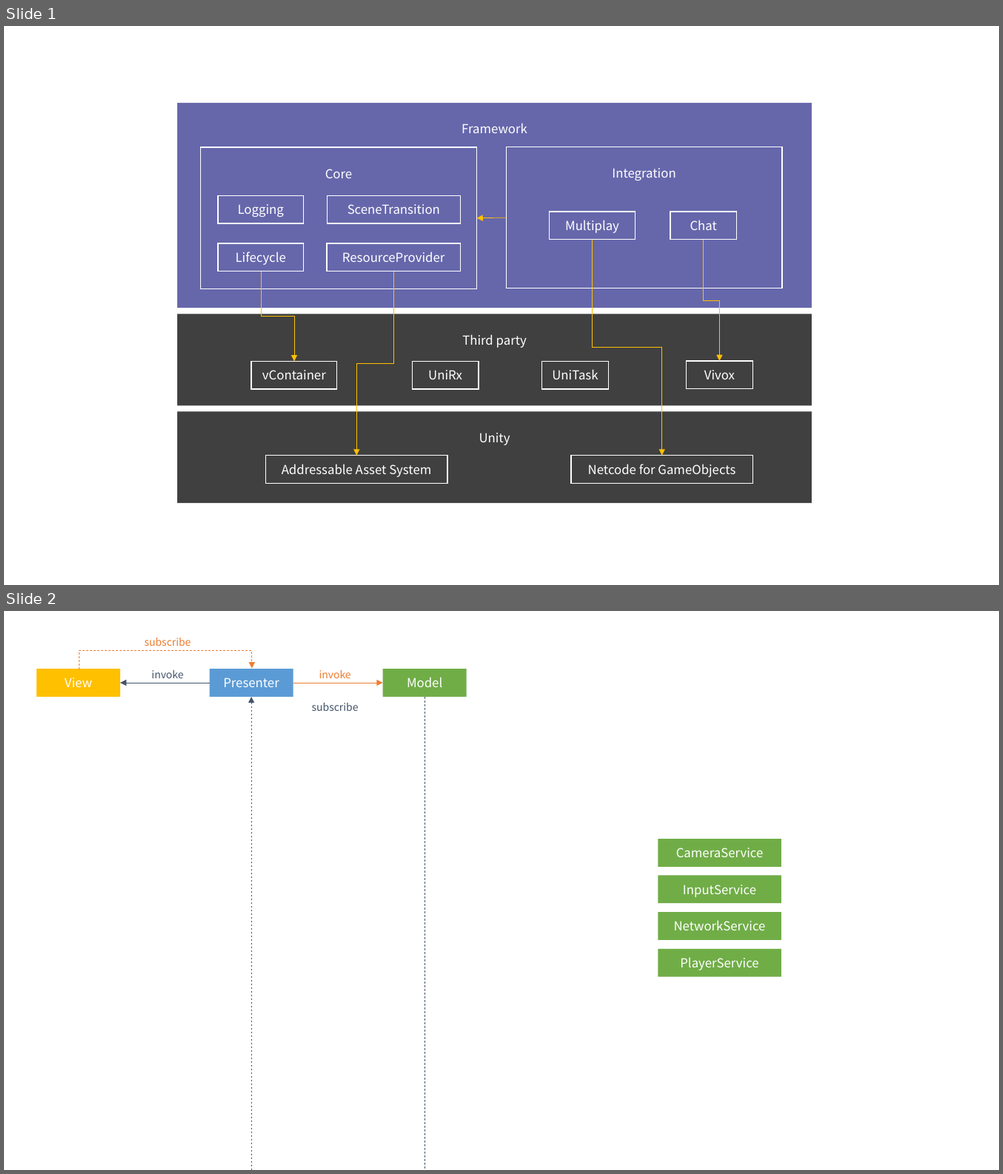
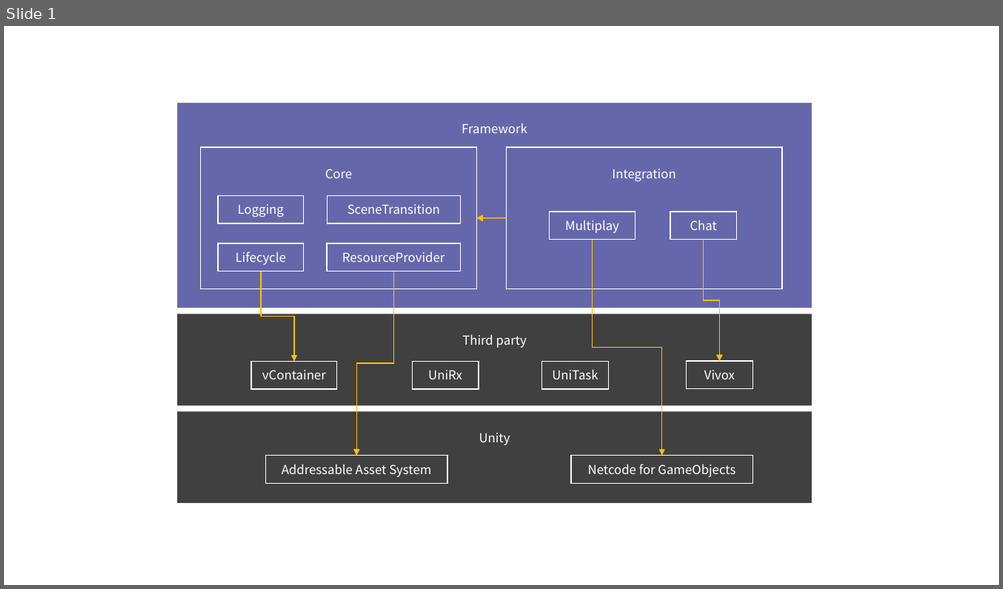
Before and after one commit to extreal-dev/Extreal.Guide, a slide deck: work/work.pptx. Shown one above the other, each under a label of ours: slides 1 and 2 before the commit, slide 1 after it. The pictures are 1003x1174 and 1003x589 pixels, drawn with LibreOffice and Linux fonts; fonts in the diff are those of the drawing. Boxes give left, top, right and bottom in pixels: in the first picture for what was removed or moved away, otherwise in the second. Text is boxed around its words. In the diff, an @@ line names an element or a change of style, - is before the commit and + after.

```diff
--- a/work/work.pptx
+++ b/work/work.pptx
@@ slide 2 removed at box(4, 611, 999, 1170), background #FFFFFF @@
@@ elbow arrow removed from (79, 669) to (252, 669) @@
@@ text removed at box(145, 638, 191, 646) @@
-subscribe
@@ rectangle removed at box(37, 669, 120, 697) @@
-View
@@ text removed at box(151, 670, 183, 678) @@
-invoke
@@ rectangle removed at box(209, 669, 293, 697) @@
-Presenter
@@ text removed at box(319, 670, 351, 678) @@
-invoke
@@ rectangle removed at box(383, 669, 466, 697) @@
-Model
@@ arrow removed from (209, 683) to (120, 683) @@
@@ elbow arrow removed from (425, 697) to (251, 697) @@
@@ arrow removed from (293, 683) to (383, 683) @@
@@ text removed at box(312, 703, 358, 711) @@
-subscribe
@@ rectangle removed at box(657, 840, 781, 867) @@
-CameraService
@@ rectangle removed at box(657, 876, 781, 903) @@
-InputService
@@ rectangle removed at box(657, 912, 781, 940) @@
-NetworkService
@@ rectangle removed at box(657, 949, 781, 977) @@
-PlayerService
@@ slide 1 changed as well @@
@@ arrow added from (506, 218) to (476, 218), #FFC000 0.5 pt @@
@@ arrow added from (506, 218) to (476, 218), #FFC000 1 pt @@
```
Also in this commit, not shown: 3 slides added, 5 other files.
